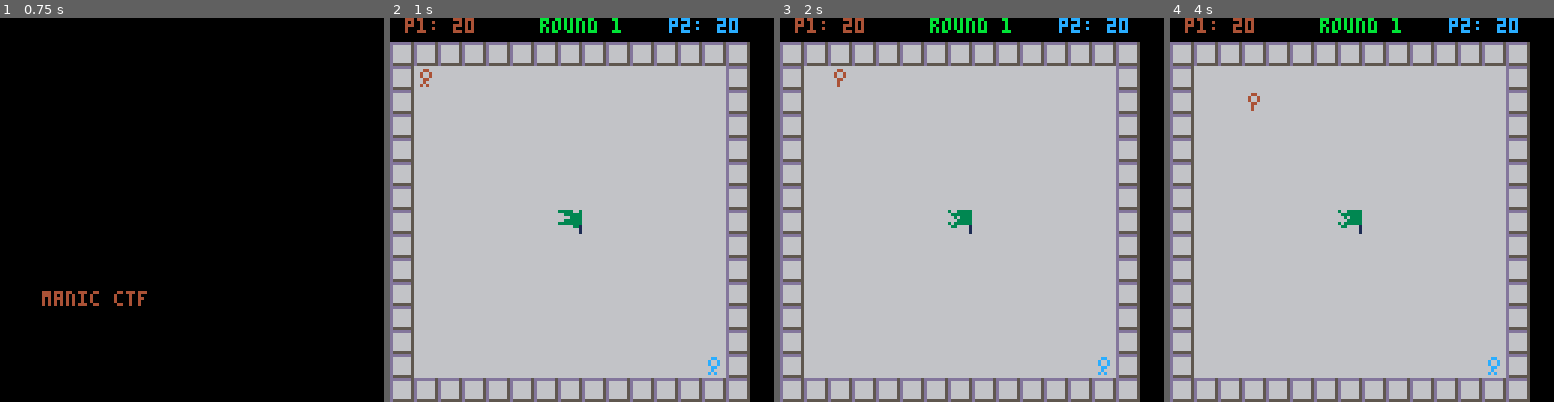
Above: before the commit, frames 1-4 (left to right).
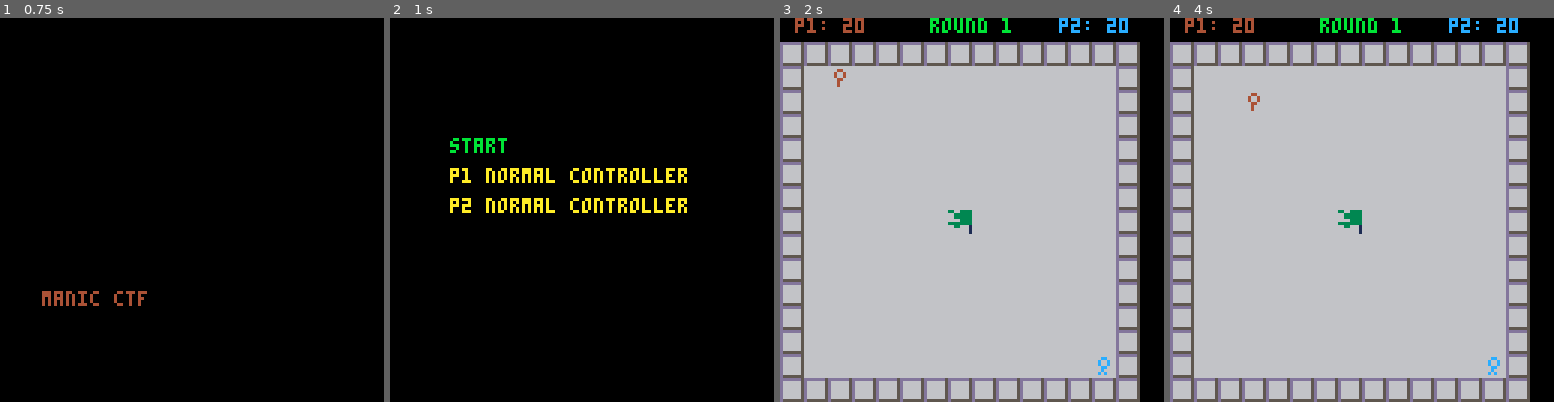
Above: after the commit, the same moments.

Repository: King-Swood/pico-8-fun
Game: PICO-8 cartridge ctf_1.p8
Same seed, same stepped clock (60 frames per second), same inputs: the game is played once before the commit and once after it.
Inputs:
- Up to frame 1 (0.75 s): tap X (X key) at 0.33 s; tap O (Z key) at 0.7 s
- Up to frame 2 (1 s): no input
- Up to frame 3 (2 s): tap X (X key) at 1.07, 1.85 s; hold Right from 1.6 s (still down); tap O (Z key) at 1.7 s
- Up to frame 4 (4 s): release Right at 2.1 s; tap O (Z key) every 0.4 s from 2.1 to 3.7 s; hold Up 2.15-2.42 s; hold Right 2.47-3.03 s; tap X (X key) at 2.97 s; hold Left 3.08-3.58 s; hold Down 3.63-3.97 s

Frame 1 is identical in both runs. In frame 2, 89% of the frame differs, in the area x 0-94%, y 0-100%; in frame 3, less than 0.1%; in frame 4, less than 0.1%.

Commit message:
Added a working menu
We can now enable rotated controls, as well as the ai player 2.

Diff:
--- a/ctf_1.p8
+++ b/ctf_1.p8
@@ -2,7 +2,7 @@
 version 16
 __lua__
 
--- todo: Add a final winners screen which displays who won, and the state of their win calculated from the difference in times across the rounds.
+-- todo: add a final winners screen which displays who won, and the state of their win calculated from the difference in times across the rounds.
 --			by a long shot
 --			by a small margin
 --			only just...
@@ -29,7 +29,12 @@
 -- todo: the player should flip horizontally when walking in the opposite direction.
 --			the flag should flip with the player.
 -- todo: centre the playing field on screen.
--- todo: setup on raspberry pi to do some playtesting with Sarah.
+-- todo: setup on raspberry pi to do some playtesting with sarah.
+
+-- todo:	fix random movements.
+--			they are a good idea, however they should still take into account the direction the player wishes to go.
+--			so instead of moving in any direction, the random variable should hold either: any, up, down, left, or right.
+--			then when we generate the random movement, if the player is randomly moving up, then y definitely decreases by 1, but x could be either -1, +1, or 0.
 
 function _init()
 end
@@ -42,9 +47,20 @@
 	game_state:draw()
 end
 
+enabledebug = true
+-- enabledebug = false
+
+function debug(str)
+	if enabledebug then
+		printh(str)
+	end
+end
+
 game_state =
 {
 	curstate="initial",
+	-- curstate="menu",
+	-- curstate="game",
 	changed=true,
 
 	states=
@@ -143,6 +159,8 @@
 	y=0,
 	xcell=0,
 	ycell=0,
+	xcelllast=0,
+	ycelllast=0,
 	width=8,
 	height=8,
 	flipx=false,
@@ -158,7 +176,9 @@
 		local o = setmetatable({}, self)
 		self.__index = self
 		o.xcell = xcell or 0
+		o.xcelllast = o.xcell
 		o.ycell = ycell or 0
+		o.ycelllast = o.ycell
 		return o
 	end,
 
@@ -270,8 +290,7 @@
 			end
 		end
 		if (self.y>=128) then
-			--game_state:set_state("menu")
-			game_state:set_state("game")
+			game_state:set_state("menu")
 		end
 		self.y+=self.yspeed
 		if (self.colourtimer>=self.colourtimermax) then
@@ -295,40 +314,75 @@
 
 menu=
 {
+	p1rotated=false,
+	p2rotated=false,
+	p2ai=false,
 	x=20,
 	y=40,
 	spacebetween=10,
 	currentitem=1,
 	items=
 	{
-		[1]=
 		{
-			name="player 1 control",
-			value="normal",
+			currentindex=1,
+			options=
+			{
+				"start"
+			},
+			onchanged=function(self, button)
+				if (button == 4) or (button == 5) then game_state:set_state("game") end
+			end
 		},
-		[2]=
 		{
-			name="player 2 control",
-			value="normal",
+			currentindex=1,
+			options=
+			{
+				"p1 normal controller",
+				"p1 rotated controller"
+			},
+			onchanged=function(self, button)
+				if self.getcurrentvalueindex(self) == 2 then menu.p1rotated = true else menu.p1rotated = false end
+			end
+		},
+		{
+			currentindex=1,
+			options=
+			{
+				"p2 normal controller",
+				"p2 rotated controller",
+				"p2 ai"
+			},
+			onchanged=function(self, button)
+				if self.getcurrentvalueindex(self) == 2 then menu.p1rotated = true else menu.p1rotated = false end
+				if self.getcurrentvalueindex(self) == 3 then menu.p2ai = true else menu.p2ai = false end
+				debug(menu.p2ai)
+			end
 		},
 	},
 
 	init=function(self)
 		actors:clear()
 		self.currentitem=1
+		for i=1,count(self.items) do
+			self.items[i].onchanged(self,-1)
+		end
 	end,
 
 	update=function(self)
 		if (btnp(3,0)) then
-			self.currentitem+=1
-			if (self.currentitem>count(self.items)) then
-				self.currentitem=1
-			end
+			self.changecurrentitem(self,1)
 		elseif (btnp(2,0)) then
-			self.currentitem-=1
-			if (self.currentitem<1) then
-				self.currentitem=count(self.items)
-			end
+			self.changecurrentitem(self,-1)
+		elseif (btnp(0,0)) then
+			self.changecurrentvalue(self,-1)
+			self.items[self.currentitem].onchanged(self,0)
+		elseif (btnp(1,0)) then
+			self.changecurrentvalue(self,1)
+			self.getcurrentitem(self).onchanged(self,1)
+		elseif btnp(4,0)then
+			self.getcurrentitem(self).onchanged(self,4)
+		elseif btnp(5,0) then
+			self.getcurrentitem(self).onchanged(self,5)
 		end
 	end,
 
@@ -341,7 +395,45 @@
 			if (self.currentitem==i) then
 				colour=11
 			end
-			print(self.items[i].name,self.x,self.y+((i-1)*self.spacebetween),colour)
+			print(self.items[i].options[self.items[i].currentindex],self.x,self.y+((i-1)*self.spacebetween),colour)
+		end
+	end,
+
+	getcurrentitem=function(self)
+		return self.items[self.currentitem]
+	end,
+
+	getcurrentvalueindex=function(self)
+		return self.items[self.currentitem].currentindex
+	end,
+
+	changecurrentitem=function(self, dir)
+		if dir > 0 then
+			self.currentitem+=1
+			if (self.currentitem>count(self.items)) then
+				self.currentitem=1
+			end
+		elseif dir < 0 then
+			self.currentitem-=1
+			if (self.currentitem<1) then
+				self.currentitem=count(self.items)
+			end
+		end
+	end,
+
+	changecurrentvalue=function(self, dir)
+		if (dir > 0) then
+			local currentitem = self.items[self.currentitem]
+			currentitem.currentindex+=1
+			if (currentitem.currentindex>count(currentitem.options)) then
+				currentitem.currentindex=1
+			end
+		elseif (dir < 0) then
+			local currentitem = self.items[self.currentitem]
+			currentitem.currentindex-=1
+			if (currentitem.currentindex<1) then
+				currentitem.currentindex=count(currentitem.options)
+			end
 		end
 	end,
 }
@@ -360,8 +452,8 @@
 	init=function(self)
 		self.flag = actor_flag:new(7,8)
 		self.players={}
-		add(self.players, actor_player:new(1,2,0))
-		add(self.players, actor_player:new(13,14,1))
+		add(self.players, actor_player:new(1,2,1,false, menu.p1rotated))
+		add(self.players, actor_player:new(13,14,2,menu.p2ai, menu.p2rotated))
 		actors:clear()
 		actors:add(self.flag)
 		actors:add(self.players[1])
@@ -452,9 +544,9 @@
 			function(p)
 				if p.won then
 					if self:gamehasfinished() then
-						print("player " ..(p.player+1).. " won the game!!",14,61,1)
+						print("player " ..(p.player).. " won the game!!",14,61,1)
 					else
-						print("player " ..(p.player+1).. " won the round!!",14,61,1)
+						print("player " ..(p.player).. " won the round!!",14,61,1)
 					end
 				end
 			end
@@ -470,13 +562,13 @@
 
 actor_player = actor_base:new()
 
-function actor_player:new (xcell,ycell,playerno)
+function actor_player:new (xcell,ycell,playerno,ai,rotate)
 	local o = actor_base:new(xcell,ycell)
 	setmetatable(o, self)
 	self.__index = self
 
 	o.init(o)
-	o.player=playerno or 0
+	o.player=playerno or 1
 	o.roundwins = 0
 	o.initialx = xcell
 	o.initialy = ycell
@@ -484,8 +576,12 @@
 	o.wintimer = 0
 	o.won = false
 	o.colour = 4
-
-	if (o.player==1) then
+	o.ai = ai or false
+	o.reacttime = 0
+	o.reactmin = 10
+	o.rotate = rotate or false
+
+	if (o.player==2) then
 		o.colour=12
 	end
 
@@ -495,22 +591,17 @@
 		self.won = false
 		self.xcell = self.initialx
 		self.ycell = self.initialy
+		self.xcelllast = self.xcell
+		self.ycelllast = self.ycell
 	end
 
 	o.roundreset(o)
 
 	self.update=function(self)
-		if (btnp(0,self.player)) then
-			self.newposition(self,self.xcell-1,self.ycell)
-		end
-		if (btnp(1,self.player)) then
-			self.newposition(self,self.xcell+1,self.ycell)
-		end
-		if (btnp(2,self.player)) then
-			self.newposition(self,self.xcell,self.ycell-1)
-		end
-		if (btnp(3,self.player)) then
-			self.newposition(self,self.xcell,self.ycell+1)
+		if self.ai then
+			self.updateai(self)
+		else
+			self.updatehuman(self)
 		end
 		actor_base.update(self)
 
@@ -521,6 +612,159 @@
 				self.won = true
 				self.roundwins += 1
 			end
+		end
+	end
+
+	self.updatehuman=function(self)
+		local left = (self.rotate == false) and 0 or 3
+		local right = (self.rotate == false) and 1 or 2
+		local up = (self.rotate == false) and 2 or 0
+		local down = (self.rotate == false) and 3 or 1
+
+		if (btnp(left,self.player-1)) then
+			self.newposition(self,self.xcell-1,self.ycell)
+		end
+		if (btnp(right,self.player-1)) then
+			self.newposition(self,self.xcell+1,self.ycell)
+		end
+		if (btnp(up,self.player-1)) then
+			self.newposition(self,self.xcell,self.ycell-1)
+		end
+		if (btnp(down,self.player-1)) then
+			self.newposition(self,self.xcell,self.ycell+1)
+		end
+	end
+
+	self.updateai=function(self)
+		self.reacttime += 1
+		if self.reacttime < self.reactmin then
+			return
+		end
+		self.reacttime = 0
+		local target = {xcell=0,ycell=0}
+		local otherplayer
+		local targetisotherplayer = false
+		local towards = 1
+		if self.player == 1 then
+			otherplayer = game.players[2]
+		else
+			otherplayer = game.players[1]
+		end
+		-- find the target the player should try and move towards
+		if self.flag then
+			target = {xcell=otherplayer.xcell,ycell=otherplayer.ycell}
+			targetisotherplayer = true
+			towards = -1
+		else
+			if otherplayer.flag then
+				target = {xcell=otherplayer.xcell,ycell=otherplayer.ycell}
+				targetisotherplayer = true
+			else
+				target = {xcell=game.flag.xcell,ycell=game.flag.ycell}
+			end
+		end
+
+		debug("p "..tostr(self.player).." target: x:"..tostr(target.xcell)..", y:"..tostr(target.ycell)..", towards: "..tostr(towards))
+
+		-- add the small possibility of a random movement.
+		local randommove = false
+
+		-- check if both players are in the same cell
+		if targetisotherplayer and (self.xcell == target.xcell) and (self.ycell == target.ycell) then
+			if self.flag then
+				-- if the current player has the flag the should run towards the quadrant which they are farthest from.
+				local x = 0
+				local y = 0
+				if self.xcell < 8 then
+					x = 1
+				else
+					x = -1
+				end
+				if self.ycell < 8 then
+					y = 1
+				else
+					y = -1
+				end
+				self.newposition(self,self.xcell+x,self.ycell+y)
+			else
+				-- if the current player doesn't have the flag they should move randomly.
+				randommove = true
+			end
+		else
+			if self.flag then
+				if rnd(100) > 65 then
+					randommove = true
+				end
+			else
+				if rnd(100) > 95 then
+					randommove = true
+				end
+			end
+
+			if not randommove then
+				if abs(target.xcell-self.xcell) > abs(target.ycell-self.ycell) then
+					-- move in x direction
+					if target.xcell > self.xcell then
+						self.newposition(self,self.xcell+towards,self.ycell)
+					elseif target.xcell < self.xcell then
+						self.newposition(self,self.xcell-towards,self.ycell)
+					else
+						randommove = true
+					end
+				elseif abs(target.xcell-self.xcell) < abs(target.ycell-self.ycell) then
+					-- move in y direction
+					if target.ycell > self.ycell then
+						self.newposition(self,self.xcell,self.ycell+towards)
+					elseif target.ycell < self.ycell then
+						self.newposition(self,self.xcell,self.ycell-towards)
+					else
+						randommove = true
+					end
+				else
+					randommove = true
+				end
+			end
+		end
+
+		if randommove then
+
+			local dirx = 0
+			local diry = 0
+
+			if self.xcell < target.xcell then
+				dirx = 1
+			elseif self.xcell > target.xcell then
+				dirx = -1
+			end
+
+			if self.ycell < target.ycell then
+				diry = 1
+			elseif self.ycell > target.ycell then
+				diry = -1
+			end
+
+			local x = dirx
+			if x == 0 then
+				x = flr(rnd(3))-1
+			end
+
+			local y = diry
+			if y == 0 then
+				y = flr(rnd(3))-1
+			end
+
+			if y ~= 0 and x ~= 0 then
+				if (rnd(2)) == 1 then
+					y = 0
+				else
+					x = 0
+				end
+			end
+
+			-- debug("p "..tostr(self.player).." random move")
+			-- local x = flr(rnd(3))-1
+			-- local y = flr(rnd(3))-1
+			self.newposition(self,self.xcell+x,self.ycell+y)
 		end
 	end
 
@@ -544,25 +788,31 @@
 		   self.xcell = xcell
 		   self.ycell = ycell
 
-			if self.curanim == "initial" then
-				self:set_anim("walk")
-			else
-				self:set_anim("initial")
-			end
-		end
-
-		foreach(game.players,
-			function(p)
-				if (p != self) then
-					if (sametile(self, p)) then
-						if p.flag then
-							p.flag = false
-							self.flag = true
+			if (self.xcelllast ~= self.xcell) or (self.ycelllast ~= self.ycell) then
+				if self.curanim == "initial" then
+					self:set_anim("walk")
+				else
+					self:set_anim("initial")
+				end
+
+				foreach(game.players,
+					function(p)
+						if (p != self) then
+							if (sametile(self, p)) then
+								if p.flag then
+									p.flag = false
+									self.flag = true
+									debug("player "..tostr(self.player).." stole the flag")
+								end
+							end
 						end
 					end
-				end
-			end
-		)
+				)
+			end
+
+			self.xcelllast = self.xcell
+			self.ycelllast = self.ycell
+		end
 
 
 		-- todo: if both players land on the same tile at the same time then they bounce a single tile in opposite directions.
